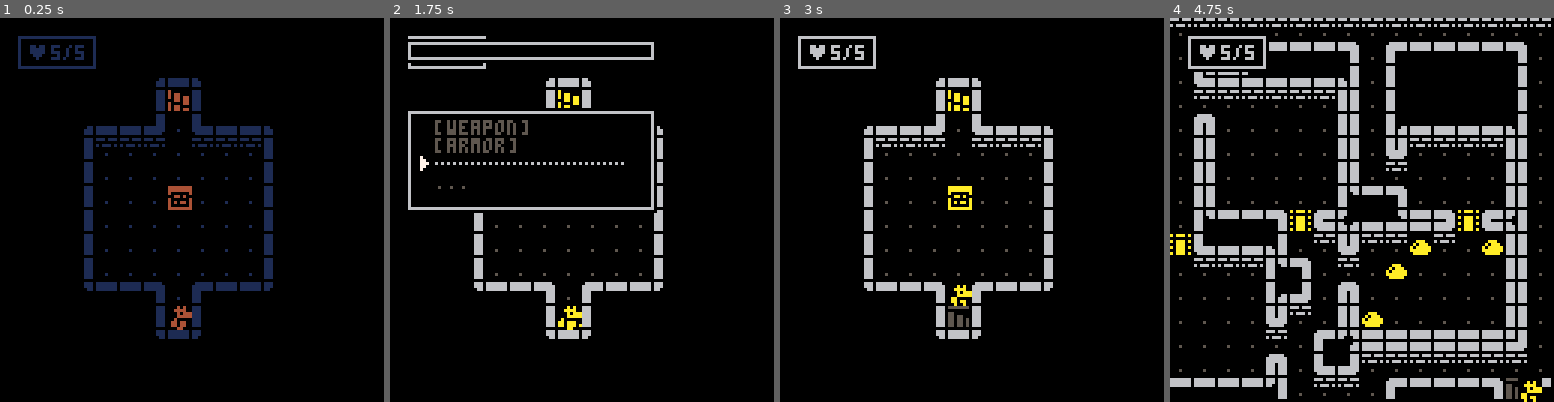
Above: before the commit, frames 1-4 (left to right).
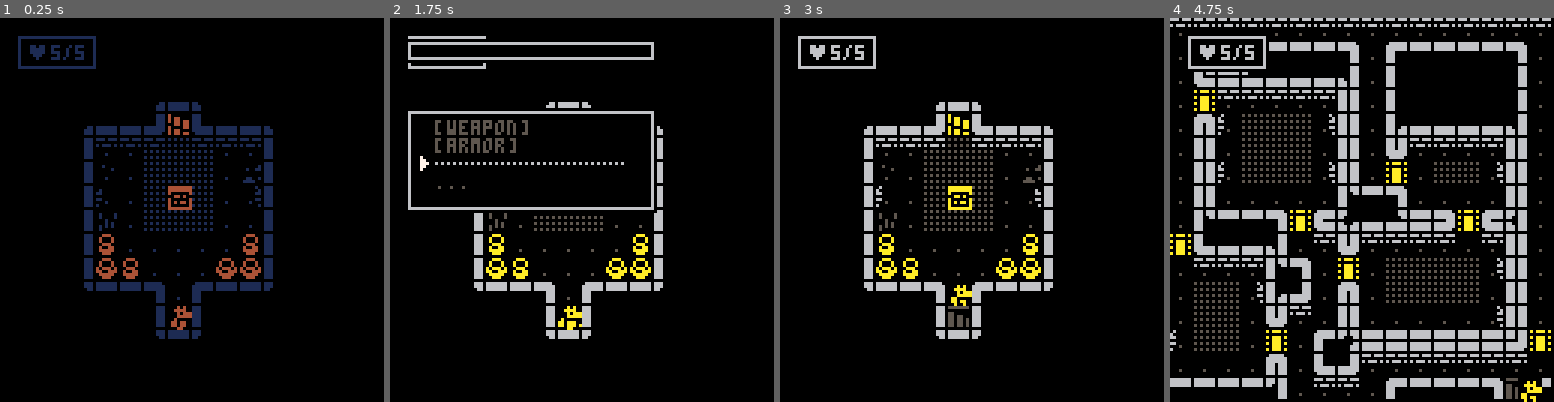
Above: after the commit, the same moments.

Repository: Qowface/pico8-carts
Game: PICO-8 cartridge roguelike.p8
The game is run twice, just before and just after one commit, with the same random seed, the same clock (stepped at 60 frames per second) and the same inputs.
Inputs:
- Up to frame 1 (0.25 s): no input
- Up to frame 2 (1.75 s): tap X (X key) at 0.33, 1.07 s; tap O (Z key) at 0.7, 1.7 s; hold Right from 1.6 s (still down)
- Up to frame 3 (3 s): tap X (X key) at 1.85, 2.97 s; release Right at 2.1 s; tap O (Z key) at 2.1, 2.5, 2.9 s; hold Up 2.15-2.42 s; hold Right from 2.47 s (still down)
- Up to frame 4 (4.75 s): release Right at 3.03 s; hold Left 3.08-3.58 s; tap O (Z key) every 0.4 s from 3.3 to 4.5 s; hold Down 3.63-3.97 s; hold Right 4.02-4.68 s; tap X (X key) at 4.08 s; hold Up from 4.73 s (still down)

The runs differ from the first frame. In frame 1, 2.8% of the frame differs, in the area x 25-68%, y 15-68%; in frame 2, 1.7%; in frame 3, 2.8%; in frame 4, 4.5%, in the area x 0-100%, y 18-87%.

Commit message:
Roguelike - Decorations.

Diff:
--- a/roguelike.p8
+++ b/roguelike.p8
@@ -53,6 +53,7 @@
 end
 
 function startgame()
+ tani=0
  fadeperc=1
  buttbuff=-1
 
@@ -232,6 +233,7 @@
 function draw_game()
 	cls(0)
 	if fadeperc==1 then return end
+	animap()
 	map()
 	for m in all(dmob) do
 		if sin(time()*8)>0 then
@@ -299,6 +301,23 @@
 function draw_win()
 	cls(2)
 	print("u win",50,50,7)
+end
+
+function animap()
+	tani+=1
+	if (tani<15) return
+	tani=0
+	for x=0,15 do
+		for y=0,15 do
+			local tle=mget(x,y)
+			if tle==64 or tle==66 then
+				tle+=1
+			elseif tle==65 or tle==67 then
+				tle-=1
+			end
+			mset(x,y,tle)
+		end
+	end
 end
 
 -->8
@@ -485,9 +504,10 @@
 		--stone tablet
 		if floor==0 then
 			showtalk({" welcome to porklike!",""," climb this sausage"," tower to obtain the"," ultimate power of"," the golden kielbasa",""})
-		elseif floor==winfloor then
-			win=true
-		end
+		end
+	elseif tle==110 then
+		--kielbasa
+		win=true
 	end
 end
 
@@ -1121,7 +1141,9 @@
 	prettywalls()
 	installdoors()
 
-	spawnmobs()
+	--spawnmobs()
+
+	decorooms()
 end
 
 function snapshot()
@@ -1429,7 +1451,7 @@
 
 function installdoors()
 	for d in all(doors) do
-		if mget(d.x,d.y)==1 and isdoor(d.x,d.y) then
+		if mget(d.x,d.y)==1 or mget(d.x,d.y)==4 and isdoor(d.x,d.y) then
 			mset(d.x,d.y,13)
 		end
 	end
@@ -1477,6 +1499,15 @@
 	mset(px,py,15)
 	p_mob.x=px
 	p_mob.y=py
+end
+
+function next2tile(_x,_y,tle)
+	for i=1,4 do
+	 if inbounds(_x+dirx[i],_y+diry[i]) and mget(_x+dirx[i],_y+diry[i])==tle then
+	 	return true
+	 end
+	end
+	return false
 end
 
 function prettywalls()
@@ -1501,6 +1532,47 @@
 	end
 end
 
+function decorooms()
+	for r in all(rooms) do
+		local funcs,func={
+			deco_dirt,
+			deco_torch,
+			deco_carpet
+		}
+		func=getrnd(funcs)
+
+		for x=0,r.w-1 do
+			for y=0,r.h-1 do
+				func(r,r.x+x,r.y+y,x,y)
+			end
+		end
+	end
+end
+
+function deco_torch(r,tx,ty,x,y)
+	if rnd(3)>1 and y%2==1 and not next2tile(tx,ty,13) then
+		if x==0 then
+			mset(tx,ty,64)
+		elseif x==r.w-1 then
+			mset(tx,ty,66)
+		end
+	end
+end
+
+function deco_carpet(r,tx,ty,x,y)
+	deco_torch(r,tx,ty,x,y)
+	if x>0 and y>0 and x<r.w-1 and y<r.h-1 then
+		mset(tx,ty,68)
+	end
+end
+
+function deco_dirt(r,tx,ty,x,y)
+	local tarr=split("1,74,75,76")
+	if mget(tx,ty)==1 then
+		mset(tx,ty,getrnd(tarr))
+	end
+end
+
 
 
 
@@ -1631,22 +1703,22 @@
 
 
 __gff__
-0000050500050303030103010307020005050505050505050505050505050505050505050505050505050505050505050505050505050505050505050505000000000000000000000000000000000000000000000000000000000000000000000000000000000000000000000000000000000000000000000000000000000000
+0000050500050303030103010307020005050505050505050505050505050505050505050505050505050505050505050505050505050505050505050505020000000000000000000000000000010101000000000000000000000000000101010000000000000000000000000001030100000000000000000000000000000000
 0000000000000000000000000000000000000000000000000000000000000000000000000000000000000000000000000000000000000000000000000000000000000000000000000000000000000000000000000000000000000000000000000000000000000000000000000000000000000000000000000000000000000000
 __map__
 10111111113b111111113b111111111200000000000000000000000000000000000000000000000000000000000000000202020202020202020202020202020200000000000000000000000000000000000000000000000000000000000000000000000000000000000000000000000000000000000000000000000000000000
 200f0101010d01010707340801c00e2200000000000000000000000000000000000000000000000000000000000000000202020202020202020202020202020200000000000000000000000000000000000000000000000000000000000000000000000000000000000000000000000000000000000000000000000000000000
-20010101073401010707340101c0c02200000000000010111200000000000000000000000010111111111200000000000202020202020202020202020202020200000000000000000000000000000000000000000000000000000000000000000000000000000000000000000000000000000000000000000000000000000000
-20010101083408010101340101010122000000000000200e2200000000000000000000000020020202022200000000000202020202020202020202020202020200000000000000000000000000000000000000000000000000000000000000000000000000000000000000000000000000000000000000000000000000000000
-2001010108340801010834070701012200000010111124012311111200000000000000000020020505022200000000000202020202020202020202020202020200000000000000000000000000000000000000000000000000000000000000000000000000000000000000000000000000000000000000000000000000000000
-200101010118330d3319281933330d3d00000020040404010404042200000000000000000020040404042200000000000202020202020202020202020202020200000000000000000000000000000000000000000000000000000000000000000000000000000000000000000000000000000000000000000000000000000000
-20080101083401010134010d0101012200000020010101010101012200000000000000000020010101012200000000000202020202020202020202020202020200000000000000000000000000000000000000000000000000000000000000000000000000000000000000000000000000000000000000000000000000000000
-2008010808340101013401180d33333d00000020010101060101012200000000000000000020010601012200000000000202020202020202020202020202020200000000000000000000000000000000000000000000000000000000000000000000000000000000000000000000000000000000000000000000000000000000
-3a330d33332901c001340134c0c0082200000020010101010101012200000000000000000020010101012200000000000202020202020202020202020202020200000000000000000000000000000000000000000000000000000000000000000000000000000000000000000000000000000000000000000000000000000000
-20010101010d0101013401340101012200000020010101010101012200000000000000000020010101012200000000000202020202020202020202020202020200000000000000000000000000000000000000000000000000000000000000000000000000000000000000000000000000000000000000000000000000000000
-3a0d33332f2e01010134013401010122000000200101010101010122000000000000000000301c2701133200000000000202020202020202020202020202020200000000000000000000000000000000000000000000000000000000000000000000000000000000000000000000000000000000000000000000000000000000
-200101011f1e0d33332901340101012200000030313114011331313200000000000000000000200f01220000000000000202020202020202020202020202020200000000000000000000000000000000000000000000000000000000000000000000000000000000000000000000000000000000000000000000000000000000
-20010101340101010134010d010a0122000000000000200f2200000000000000000000000000303131320000000000000202020202020202020202020202020200000000000000000000000000000000000000000000000000000000000000000000000000000000000000000000000000000000000000000000000000000000
+20010101073401010707340101c0c02200000000000000000000000000000000000000001011111111111200000000000202020202020202020202020202020200000000000000000000000000000000000000000000000000000000000000000000000000000000000000000000000000000000000000000000000000000000
+2001010108340801010134010101012200000000000010111200000000000000000000002002020202022200000000000202020202020202020202020202020200000000000000000000000000000000000000000000000000000000000000000000000000000000000000000000000000000000000000000000000000000000
+20010101083408010108340707010122000000101111240e2311111200000000000000002002050205022200000000000202020202020202020202020202020200000000000000000000000000000000000000000000000000000000000000000000000000000000000000000000000000000000000000000000000000000000
+200101010118330d3319281933330d3d00000020040445444504042200000000000000002004040404042200000000000202020202020202020202020202020200000000000000000000000000000000000000000000000000000000000000000000000000000000000000000000000000000000000000000000000000000000
+20080101083401010134010d01010122000000204a01444444014b22000000000000000020014d4e4f012200000000000202020202020202020202020202020200000000000000000000000000000000000000000000000000000000000000000000000000000000000000000000000000000000000000000000000000000000
+2008010808340101013401180d33333d000000204001440644014322000000000000000020015d5e5f012200000000000202020202020202020202020202020200000000000000000000000000000000000000000000000000000000000000000000000000000000000000000000000000000000000000000000000000000000
+3a330d33332901c001340134c0c00822000000204801444444010122000000000000000020016d6e6f012200000000000202020202020202020202020202020200000000000000000000000000000000000000000000000000000000000000000000000000000000000000000000000000000000000000000000000000000000
+20010101010d0101013401340101012200000020070101010101072200000000000000002001010101012200000000000202020202020202020202020202020200000000000000000000000000000000000000000000000000000000000000000000000000000000000000000000000000000000000000000000000000000000
+3a0d33332f2e0101013401340101012200000020080701010108082200000000000000003014010101133200000000000202020202020202020202020202020200000000000000000000000000000000000000000000000000000000000000000000000000000000000000000000000000000000000000000000000000000000
+200101011f1e0d33332901340101012200000030313114011331313200000000000000000020010f01220000000000000202020202020202020202020202020200000000000000000000000000000000000000000000000000000000000000000000000000000000000000000000000000000000000000000000000000000000
+20010101340101010134010d010a0122000000000000200f2200000000000000000000000030313131320000000000000202020202020202020202020202020200000000000000000000000000000000000000000000000000000000000000000000000000000000000000000000000000000000000000000000000000000000
 20c00ac034010c01c0340134c001012200000000000030313200000000000000000000000000000000000000000000000202020202020202020202020202020200000000000000000000000000000000000000000000000000000000000000000000000000000000000000000000000000000000000000000000000000000000
 20c001010d01c001010d01340101072200000000000000000000000000000000000000000000000000000000000000000202020202020202020202020202020200000000000000000000000000000000000000000000000000000000000000000000000000000000000000000000000000000000000000000000000000000000
 303131313c313131313c313c3131313200000000000000000000000000000000000000000000000000000000000000000202020202020202020202020202020200000000000000000000000000000000000000000000000000000000000000000000000000000000000000000000000000000000000000000000000000000000
Not shown, changed: 31 lines of the sprite sheet (__gfx__) section of roguelike.p8
